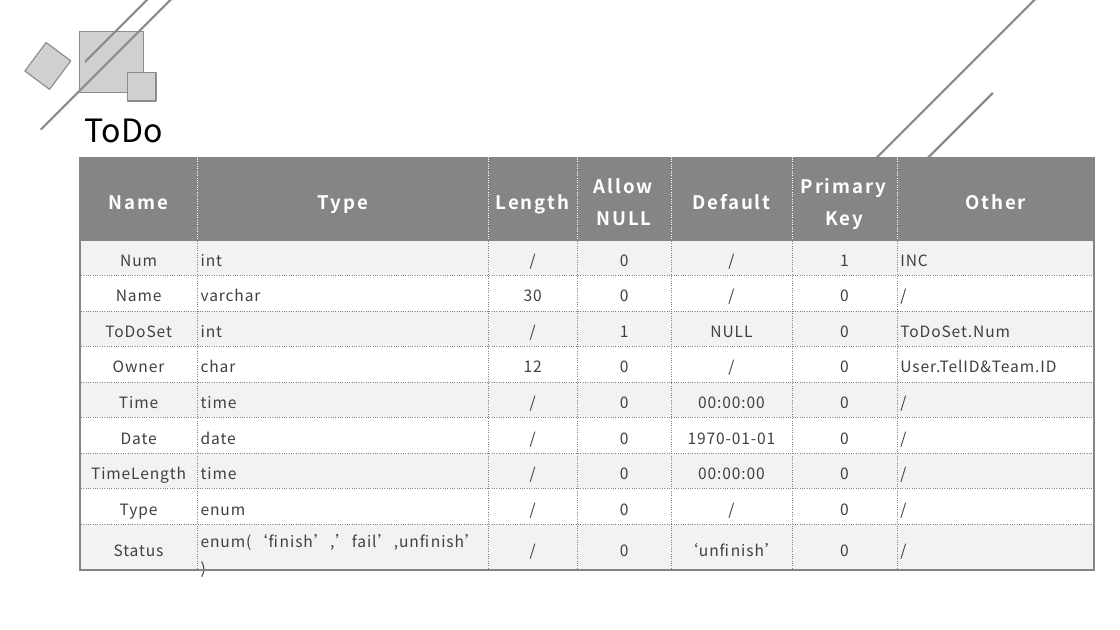
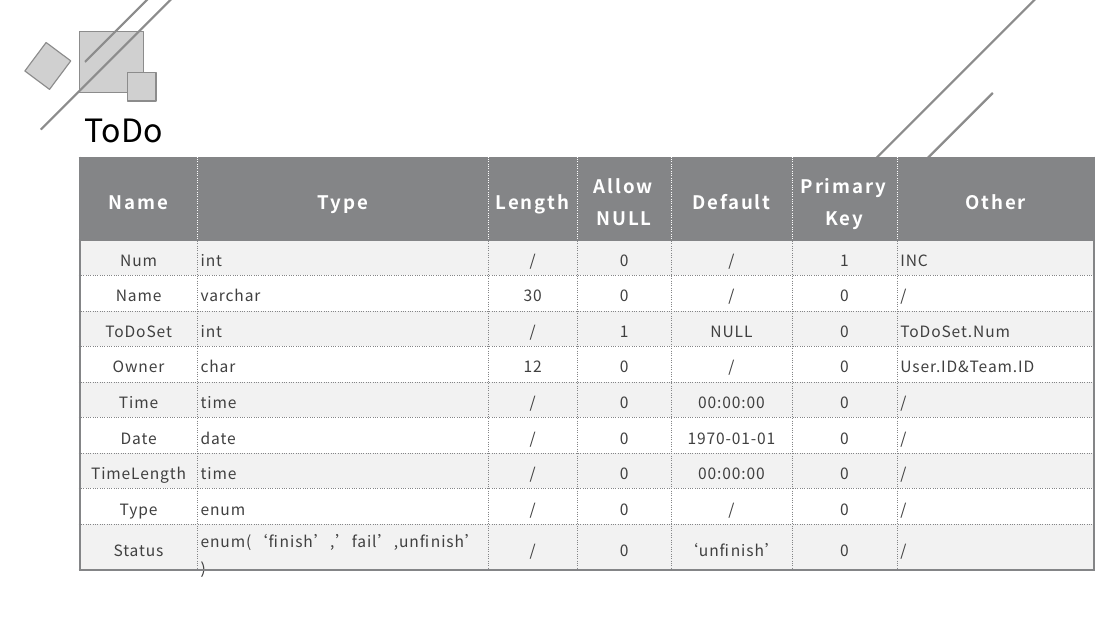
Before and after one commit to xubanxian233/teamProjiect, a slide deck: slide 21 of 文档/TimeMaster_数据库设计答辩.pptx (slide 18 before the commit). Drawn at 1120x630 pixels with LibreOffice and Linux fonts; fonts in the diff are those of the drawing; grey boxes stand for pictures. Boxes give left, top, right and bottom in pixels: in the first picture for what was removed or moved away, otherwise in the second. Text is boxed around its words. In the diff, an @@ line names an element or a change of style, - is before the commit and + after.

```diff
--- a/文档/TimeMaster_数据库设计答辩.pptx
+++ b/文档/TimeMaster_数据库设计答辩.pptx
@@ table at [80,158,1093,569] @@
-row 5, column 7: User.TelID&Team.ID
+row 5, column 7: User.ID&Team.ID
```
Also in this commit, not shown: 8 other slides changed, 3 slides added, 1 other file.
